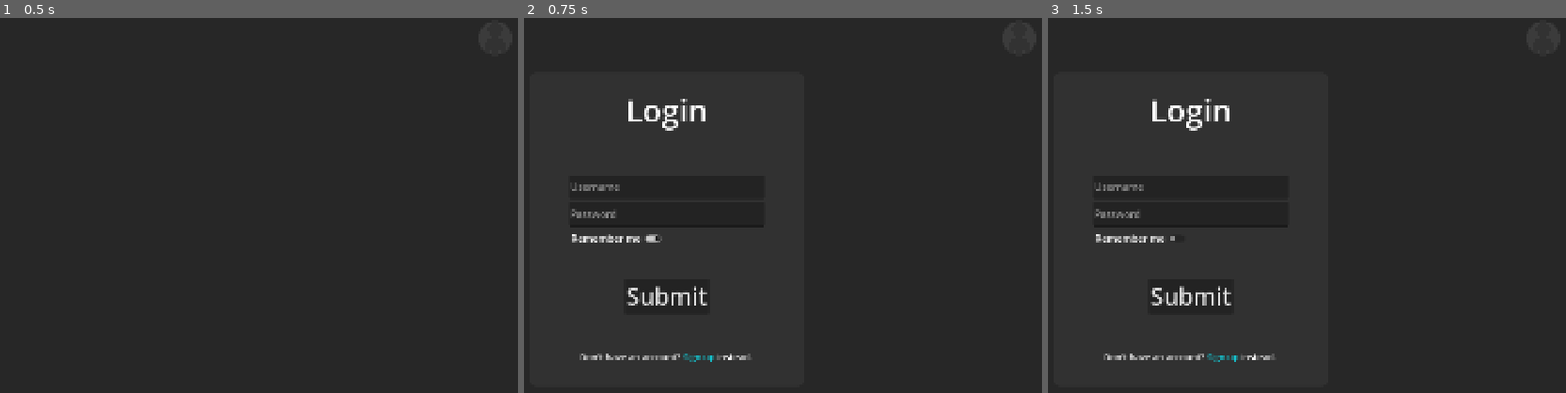
Above: before the commit, frames 1-3 (left to right).
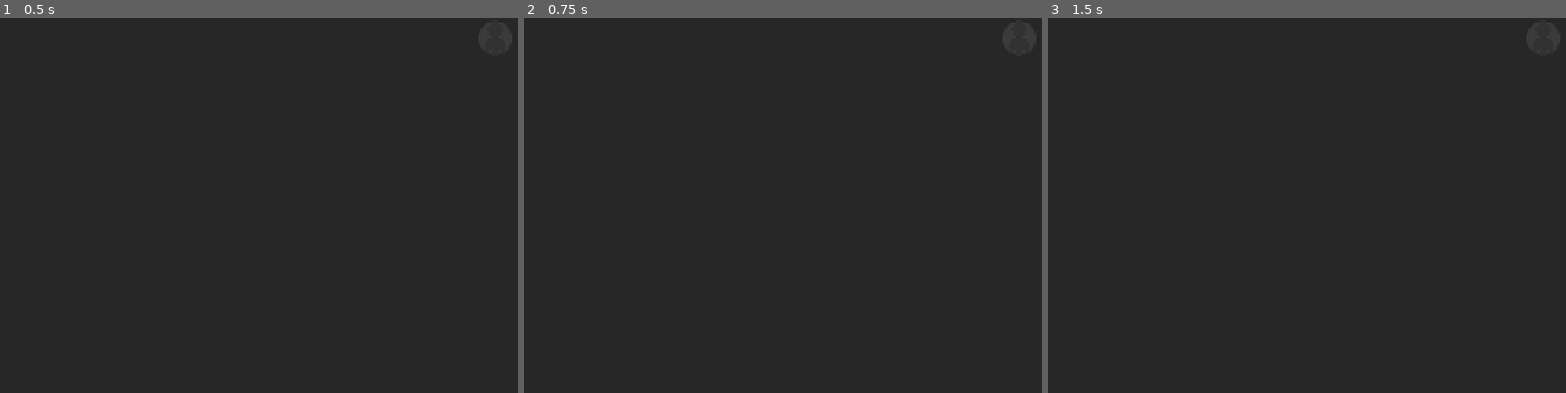
Above: after the commit, the same moments.

Repository: Wizard-Lizard36/Powercord-version-control
Game: Godot game, scene res://scenes/main/main.tscn
The game is run twice, just before and just after one commit, with the same random seed, the same clock (stepped at 60 frames per second) and the same inputs.
Inputs (mouse positions are in pixels of both pictures, inside the frame that each line leads up to):
- Up to frame 1 (0.5 s): no input
- Up to frame 2 (0.75 s): click (1021, 36) at 0.5 s
- Up to frame 3 (1.5 s): click (1141, 239) at 1.25 s, where only the run before the commit has a clickable "Remember me"

Frame 1 is identical in both runs. In frame 2, 1.7% of the frame differs, in the area x 9-45%, y 21-92%; in frame 3, 1.6%.

Commit message:
Tryna add Server separator thingy
So I'm about to add servers. 😲 Adding a way to message people in a messaging app? I know, crazy right?

Diff:
--- a/scenes/main/main.tscn
+++ b/scenes/main/main.tscn
@@ -43,14 +43,20 @@
 anchor_bottom = 1.0
 offset_right = 476.0
 grow_vertical = 2
+drag_area_highlight_in_editor = true
 
 [node name="ServersScrollContainer" type="ScrollContainer" parent="VSeparator" unique_id=1335319047]
+custom_minimum_size = Vector2(476, 1080)
 layout_mode = 2
 
 [node name="Servers" type="VBoxContainer" parent="VSeparator/ServersScrollContainer" unique_id=540059696]
 layout_mode = 2
 size_flags_horizontal = 3
 size_flags_vertical = 3
+
+[node name="Control" type="Control" parent="VSeparator" unique_id=489569828]
+custom_minimum_size = Vector2(1432, 0)
+layout_mode = 2
 
 [node name="FriendsSave" type="Node" parent="." unique_id=2034876710]
 script = ExtResource("4_l3cfh")
